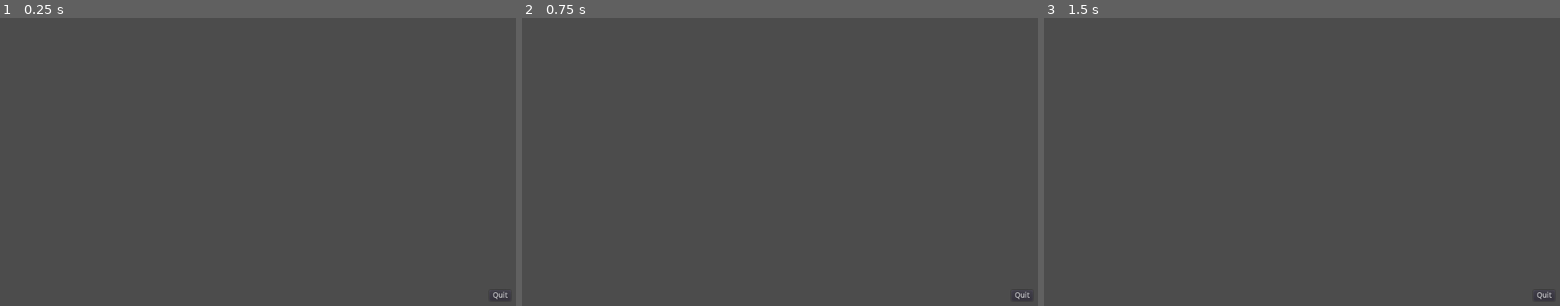
Above: before the commit, frames 1-3 (left to right).
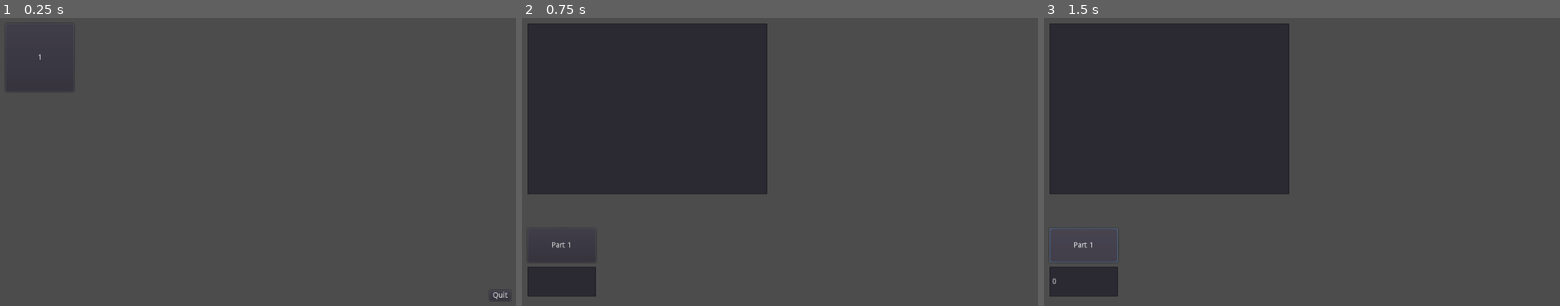
Above: after the commit, the same moments.

Repository: FailedCode/adventofcode-2021
Game: Godot game, scene res://Scenes/MainScene.tscn
Same seed, same stepped clock (60 frames per second), same inputs: the game is played once before the commit and once after it.
Inputs (mouse positions are in pixels of both pictures, inside the frame that each line leads up to):
- Up to frame 1 (0.25 s): no input
- Up to frame 2 (0.75 s): click (563, 58) at 0.5 s, where only the run after the commit has a clickable "1"
- Up to frame 3 (1.5 s): click (1085, 245) at 1.25 s, where only the run after the commit has a clickable "Part 1"

The runs differ from the first frame. In frame 1, less than 0.1% of the frame differs, in the area x 1-14%, y 12-26%; in frame 2, 29%; in frame 3, 29%, in the area x 1-99%, y 1-98%.

Commit message:
Day 1, part 1

Diff:
--- /dev/null
+++ b/Scenes/Day1.gd
@@ -0,0 +1,24 @@
+extends Node2D
+
+var part1ResultLabel
+var puzzleInput
+
+func _ready():
+	part1ResultLabel = find_node("Part1Result")
+	puzzleInput = find_node("PuzzleInput")
+
+func _on_Part1_button_up():
+	var result = calculatePart1()
+	part1ResultLabel.text = result
+
+func calculatePart1():
+	var inputText = puzzleInput.text
+	var numbers = inputText.split("\n", false);
+	var prev = 0
+	var increases = 0
+	for i in range(1, numbers.size()):
+		if int(numbers[i]) > int(numbers[prev]):
+			increases += 1
+		prev = i
+
+	return String(increases)
--- /dev/null
+++ b/Scenes/Day1.tscn
@@ -0,0 +1,36 @@
+[gd_scene load_steps=2 format=2]
+
+[ext_resource path="res://Scenes/Day1.gd" type="Script" id=1]
+
+[node name="Day1" type="Node2D"]
+script = ExtResource( 1 )
+
+[node name="Part1" type="Button" parent="."]
+margin_left = 64.0
+margin_top = 448.0
+margin_right = 192.0
+margin_bottom = 512.0
+text = "Part 1"
+__meta__ = {
+"_edit_use_anchors_": false
+}
+
+[node name="Part1Result" type="LineEdit" parent="."]
+margin_left = 64.0
+margin_top = 520.0
+margin_right = 192.0
+margin_bottom = 576.0
+__meta__ = {
+"_edit_use_anchors_": false
+}
+
+[node name="PuzzleInput" type="TextEdit" parent="."]
+margin_left = 64.0
+margin_top = 64.0
+margin_right = 512.0
+margin_bottom = 384.0
+__meta__ = {
+"_edit_use_anchors_": false
+}
+
+[connection signal="button_up" from="Part1" to="." method="_on_Part1_button_up"]
--- a/Scenes/MainScene.gd
+++ b/Scenes/MainScene.gd
@@ -13,3 +13,7 @@
 
 func _on_ButtonEnd_button_up():
 	get_tree().quit()
+
+# TODO: automate day buttons?
+func _on_ButtonDay1_button_up():
+	get_tree().change_scene("res://Scenes/Day1.tscn")
--- a/Scenes/MainScene.tscn
+++ b/Scenes/MainScene.tscn
@@ -23,4 +23,15 @@
 "_edit_use_anchors_": false
 }
 
+[node name="ButtonDay1" type="Button" parent="HUD"]
+margin_left = 64.0
+margin_top = 64.0
+margin_right = 192.0
+margin_bottom = 192.0
+text = "1"
+__meta__ = {
+"_edit_use_anchors_": false
+}
+
 [connection signal="button_up" from="HUD/ButtonEnd" to="." method="_on_ButtonEnd_button_up"]
+[connection signal="button_up" from="HUD/ButtonDay1" to="." method="_on_ButtonDay1_button_up"]
